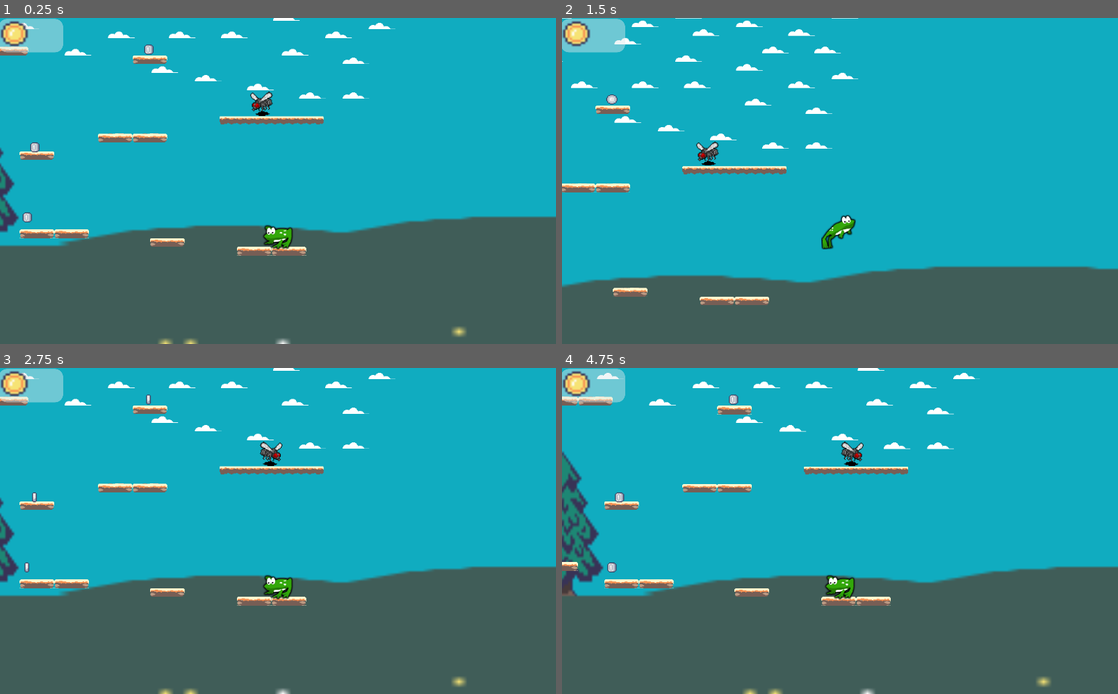
Above: before the commit, frames 1-4 (two rows, left to right).
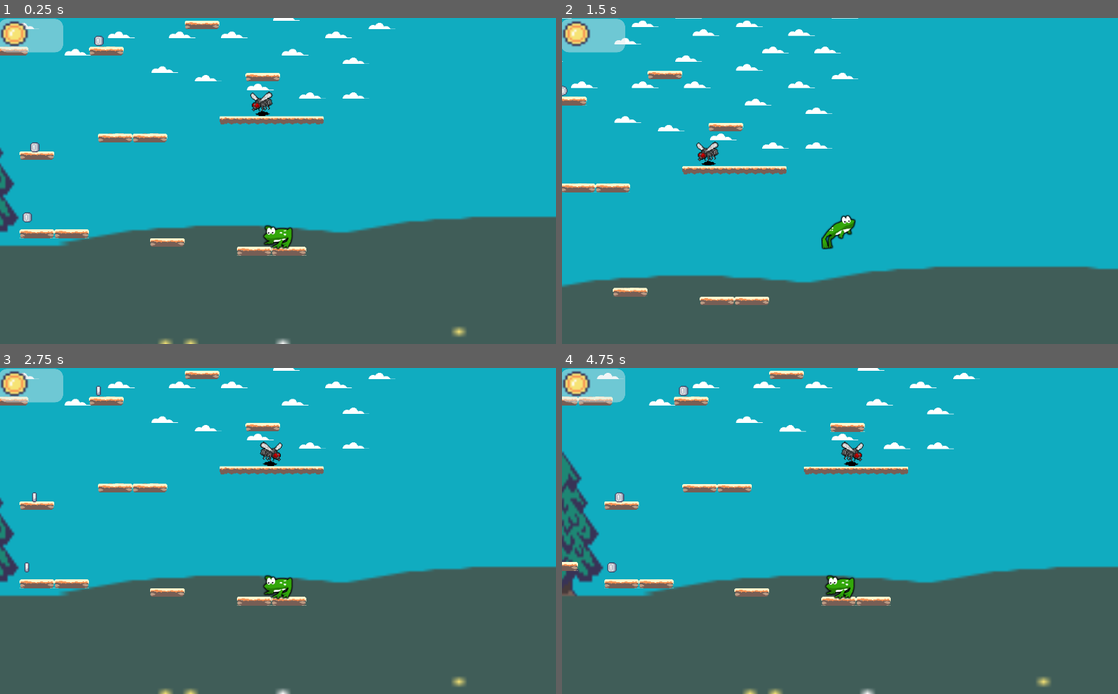
Above: after the commit, the same moments.

Repository: gabymuise/AdventurousFrog
Game: Godot game, scene res://Worlds/Easy/World2.tscn
Same seed, same stepped clock (60 frames per second), same inputs: the game is played once before the commit and once after it. This scene is started directly instead of the project's main scene.
Inputs:
- Up to frame 1 (0.25 s): no input
- Up to frame 2 (1.5 s): hold D (ui_right) from 0.53 s (still down); tap Space (jump) at 0.77 s
- Up to frame 3 (2.75 s): tap Space (jump) at 1.52 s; release D (ui_right) at 2.03 s; hold A (ui_left) from 2.03 s (still down)
- Up to frame 4 (4.75 s): release A (ui_left) at 2.78 s; hold D (ui_right) 2.78-4.28 s; tap Space (jump) at 3.02, 3.77, 4.52 s; hold A (ui_left) from 4.28 s (still down)

The runs differ from the first frame. In frame 1, 0.7% of the frame differs, in the area x 16-51%, y 0-20%; in frame 2, 0.7%; in frame 3, 0.7%; in frame 4, 0.8%, in the area x 20-55%, y 0-20%.

Commit message:
Sound Game

Diff:
--- a/Collectors/Coin2D.gd
+++ b/Collectors/Coin2D.gd
@@ -6,11 +6,11 @@
 var coin_value : int = 1
 
 func _ready():
-	connect("body_entered", self, "_on_Coin2D_body_entered")
+	pass
 
 func _on_Coin2D_body_entered(body):
 	if body.get_name() == "Player":
-		# Añadir una moneda (o la cantidad definida) al CoinManager y actualizar al jugador
+		$"../PickupSound".play()
 		CoinManager.add_coin(coin_value)
 		body.add_Coin()
 		emit_signal("coinCollected")
--- a/Collectors/Coinx2.gd
+++ b/Collectors/Coinx2.gd
@@ -1,11 +1,11 @@
 extends "res://Collectors/Coin2D.gd"
 
 func _ready():
-	# Llama al método ready del padre (Coin2D)
-	._ready()
+	pass
 
 func _on_Coin2D_body_entered(body):
 	if body.get_name() == "Player":
+		$"../PickupSound".play()
 		CoinManager.add_coin(coin_value * 2)  # Sumar 2 monedas
 		body.add_Coin()
 		emit_signal("coinCollected")
--- a/Collectors/coin_gold.tscn
+++ b/Collectors/coin_gold.tscn
@@ -1,7 +1,8 @@
-[gd_scene load_steps=6 format=2]
+[gd_scene load_steps=7 format=2]
 
 [ext_resource path="res://Decorator/Objects/coin_gold.png" type="Texture" id=1]
 [ext_resource path="res://Collectors/Coinx2.gd" type="Script" id=2]
+[ext_resource path="res://Sounds/coin10.wav" type="AudioStream" id=3]
 
 [sub_resource type="CircleShape2D" id=1]
 radius = 12.0
@@ -57,4 +58,7 @@
 anims/Coin = SubResource( 2 )
 anims/RESET = SubResource( 3 )
 
+[node name="PickupSound" type="AudioStreamPlayer" parent="."]
+stream = ExtResource( 3 )
+
 [connection signal="body_entered" from="Coin2D" to="Coin2D" method="_on_Coin2D_body_entered"]
--- a/Collectors/coin_silver.tscn
+++ b/Collectors/coin_silver.tscn
@@ -1,7 +1,8 @@
-[gd_scene load_steps=6 format=2]
+[gd_scene load_steps=7 format=2]
 
 [ext_resource path="res://Decorator/Objects/coin_silver.png" type="Texture" id=1]
 [ext_resource path="res://Collectors/Coin2D.gd" type="Script" id=2]
+[ext_resource path="res://Sounds/coin10.wav" type="AudioStream" id=3]
 
 [sub_resource type="CircleShape2D" id=1]
 radius = 12.0
@@ -57,4 +58,7 @@
 anims/Coin = SubResource( 2 )
 anims/RESET = SubResource( 3 )
 
+[node name="PickupSound" type="AudioStreamPlayer" parent="."]
+stream = ExtResource( 3 )
+
 [connection signal="body_entered" from="Coin2D" to="Coin2D" method="_on_Coin2D_body_entered"]
--- a/Main/Audio.tscn
+++ b/Main/Audio.tscn
@@ -1,6 +1,7 @@
-[gd_scene load_steps=8 format=2]
+[gd_scene load_steps=9 format=2]
 
 [ext_resource path="res://Main/Audio.gd" type="Script" id=1]
+[ext_resource path="res://Sounds/SoundMenu.tscn" type="PackedScene" id=2]
 
 [sub_resource type="DynamicFontData" id=34]
 font_path = "res://font/Asquire.otf"
@@ -113,6 +114,8 @@
 custom_styles/normal = SubResource( 26 )
 text = "BACK"
 
+[node name="SoundMenu" parent="." instance=ExtResource( 2 )]
+
 [connection signal="value_changed" from="HBoxContainer/Slider/Master" to="." method="_on_Master_value_changed"]
 [connection signal="value_changed" from="HBoxContainer/Slider/Music" to="." method="_on_Music_value_changed"]
 [connection signal="value_changed" from="HBoxContainer/Slider/SoundFx" to="." method="_on_SoundFx_value_changed"]
--- a/Main/Menu.gd
+++ b/Main/Menu.gd
@@ -1,9 +1,9 @@
 extends Control
 
 func _on_Play_pressed():
-	# Limpiar las monedas al iniciar una nueva partida
 	CoinManager.reset_level_coins()
-	# Cambiar a la escena principal del juego
+	# Llama a la música del nivel
+	AudioManager.play_level_music()
 	get_tree().change_scene("res://Worlds/Easy/World1.tscn")
 
 func _on_Exit_pressed():
--- a/Main/Setting.tscn
+++ b/Main/Setting.tscn
@@ -1,6 +1,7 @@
-[gd_scene load_steps=10 format=2]
+[gd_scene load_steps=11 format=2]
 
 [ext_resource path="res://Main/Setting.gd" type="Script" id=1]
+[ext_resource path="res://Sounds/SoundMenu.tscn" type="PackedScene" id=2]
 
 [sub_resource type="DynamicFontData" id=31]
 font_path = "res://font/Asquire.otf"
@@ -91,6 +92,8 @@
 custom_styles/normal = SubResource( 26 )
 text = "BACK"
 
+[node name="SoundMenu" parent="." instance=ExtResource( 2 )]
+
 [connection signal="pressed" from="VBoxContainer/Video" to="." method="_on_Video_pressed"]
 [connection signal="pressed" from="VBoxContainer/Audio" to="." method="_on_Audio_pressed"]
 [connection signal="pressed" from="Back" to="." method="_on_Back_pressed"]
--- a/Main/Video.tscn
+++ b/Main/Video.tscn
@@ -1,6 +1,7 @@
-[gd_scene load_steps=8 format=2]
+[gd_scene load_steps=9 format=2]
 
 [ext_resource path="res://Main/Video.gd" type="Script" id=1]
+[ext_resource path="res://Sounds/SoundMenu.tscn" type="PackedScene" id=2]
 
 [sub_resource type="DynamicFontData" id=33]
 font_path = "res://font/Asquire.otf"
@@ -112,6 +113,8 @@
 custom_styles/normal = SubResource( 26 )
 text = "BACK"
 
+[node name="SoundMenu" parent="." instance=ExtResource( 2 )]
+
 [connection signal="toggled" from="HBoxContainer/Checks/FullScreen" to="." method="_on_FullScreen_toggled"]
 [connection signal="toggled" from="HBoxContainer/Checks/Borderless" to="." method="_on_Borderless_toggled"]
 [connection signal="toggled" from="HBoxContainer/Checks/VSync" to="." method="_on_VSync_toggled"]
--- /dev/null
+++ b/Singleton/AudioManager.gd
@@ -0,0 +1,27 @@
+extends Node
+
+var background_music : AudioStreamPlayer = null  # Reproductor de música único
+
+func _ready():
+	background_music = AudioStreamPlayer.new()
+	add_child(background_music)
+	play_menu_music()  # Reproducir la música del menú al inicio
+
+# Reproducir música del menú
+func play_menu_music():
+	stop_current_music()  # Detener cualquier música en reproducción
+	var menu_music = preload("res://Sounds/Intense.mp3")  # Asegúrate de que sea un AudioStream
+	background_music.stream = menu_music
+	background_music.play()
+
+# Reproducir música del nivel
+func play_level_music():
+	stop_current_music()
+	var level_music = preload("res://Sounds/Peaceful Place.mp3")
+	background_music.stream = level_music
+	background_music.play()
+
+# Detener la música actual
+func stop_current_music():
+	if background_music.playing:
+		background_music.stop()  # Detener la música actual
--- /dev/null
+++ b/Singleton/SettingsManager.gd
@@ -0,0 +1,50 @@
+extends Node
+
+var fullscreen: bool = false
+var borderless: bool = false
+var vsync_enabled: bool = true
+var master_volume: float = 0
+var music_volume: float = 0
+var sound_fx_volume: float = 0
+
+# Cargar configuraciones guardadas (si existen)
+func _ready():
+	load_settings()
+
+# Guardar configuraciones en un archivo
+func save_settings():
+	var config = ConfigFile.new()
+	config.set_value("Display", "fullscreen", fullscreen)
+	config.set_value("Display", "borderless", borderless)
+	config.set_value("Display", "vsync_enabled", vsync_enabled)
+	config.set_value("Audio", "master_volume", master_volume)
+	config.set_value("Audio", "music_volume", music_volume)
+	config.set_value("Audio", "sound_fx_volume", sound_fx_volume)
+	config.save("user://settings.cfg")
+	print("Configuración guardada.")
+
+# Cargar configuraciones desde el archivo
+func load_settings():
+	var config = ConfigFile.new()
+	var err = config.load("user://settings.cfg")
+	if err == OK:
+		fullscreen = config.get_value("Display", "fullscreen", false)
+		borderless = config.get_value("Display", "borderless", false)
+		vsync_enabled = config.get_value("Display", "vsync_enabled", true)
+		master_volume = config.get_value("Audio", "master_volume", 0)
+		music_volume = config.get_value("Audio", "music_volume", 0)
+		sound_fx_volume = config.get_value("Audio", "sound_fx_volume", 0)
+		apply_settings()
+		print("Configuración cargada.")
+	else:
+		print("No se encontró el archivo de configuración. Usando valores predeterminados.")
+
+# Aplicar las configuraciones cargadas o predeterminadas
+func apply_settings():
+	OS.window_fullscreen = fullscreen
+	OS.window_borderless = borderless
+	OS.vsync_enabled = vsync_enabled
+	AudioServer.set_bus_volume_db(0, master_volume)
+	AudioServer.set_bus_volume_db(1, music_volume)
+	AudioServer.set_bus_volume_db(2, sound_fx_volume)
+	print("Configuraciones aplicadas.")
--- /dev/null
+++ b/Sounds/SoundEasy.tscn
@@ -0,0 +1,9 @@
+[gd_scene load_steps=2 format=2]
+
+[ext_resource path="res://Sounds/Peaceful Place.mp3" type="AudioStream" id=1]
+
+[node name="SoundLevel" type="Node2D"]
+
+[node name="AudioStreamPlayer" type="AudioStreamPlayer" parent="."]
+stream = ExtResource( 1 )
+autoplay = true
--- /dev/null
+++ b/Sounds/SoundMenu.tscn
@@ -0,0 +1,9 @@
+[gd_scene load_steps=2 format=2]
+
+[ext_resource path="res://Sounds/Intense.mp3" type="AudioStream" id=1]
+
+[node name="SoundMenu" type="Node2D"]
+
+[node name="AudioStreamPlayer" type="AudioStreamPlayer" parent="."]
+stream = ExtResource( 1 )
+autoplay = true
--- a/Worlds/Easy/World2.tscn
+++ b/Worlds/Easy/World2.tscn
@@ -238,7 +238,7 @@
 cell_size = Vector2( 16, 16 )
 collision_layer = 4
 format = 1
-tile_data = PoolIntArray( -1179660, 32, 0, -1179651, 31, 0,  …(405 unchanged characters)… 0, -720882, 34, 0, -589840, 34, 0, -655335, 34, 0, -524293, 34, 0, -589822, 34, 0, -589816, 34, 0, -589804, 34, 0, -458778, 34, 0, -393242, 33, 0, -393238, 33, 0, -393234, 33, 0, -393226, 34, 0, -458737, 34, 0, -327682, 33, 0, -393194, 34, 0, -327680, 34, 0, -262139, 34, 0, -196598, 8, 0, -196597, 34, 0, -196 …(641 unchanged characters)…
+tile_data = PoolIntArray( -1179660, 32, 0, -1179651, 31, 0,  …(405 unchanged characters)… 0, -720882, 34, 0, -589840, 34, 0, -655356, 33, 0, -655335, 34, 0, -524293, 34, 0, -589822, 34, 0, -589816, 34, 0, -589804, 34, 0, -458778, 34, 0, -393242, 33, 0, -393238, 33, 0, -393234, 33, 0, -393226, 34, 0, -393223, 33, 0, -458737, 34, 0, -393194, 34, 0, -327680, 34, 0, -262139, 34, 0, -262133, 33, 0, -196598, 8, 0, -196597, 34, 0, -196 …(641 unchanged characters)…
 
 [node name="Portal" parent="." instance=ExtResource( 13 )]
 position = Vector2( -427, -107 )
@@ -252,7 +252,7 @@
 position = Vector2( -363, 179 )
 
 [node name="Coin3" parent="." instance=ExtResource( 8 )]
-position = Vector2( 0, -107 )
+position = Vector2( -92, -123 )
 
 [node name="Coin4" parent="." instance=ExtResource( 8 )]
 position = Vector2( -210, 73 )
--- a/project.godot
+++ b/project.godot
@@ -17,6 +17,7 @@
 
 PilaScene="*res://Singleton/PilaScene.gd"
 CoinManager="*res://Singleton/CoinManager.gd"
+AudioManager="*res://Singleton/AudioManager.gd"
 
 [display]
 
Not shown, added: Sounds/Intense.mp3.import
Not shown, added: Sounds/Peaceful Place.mp3.import
Not shown, added: Sounds/coin10.wav.import
Not shown, added: Sounds/Intense.mp3
Not shown, added: Sounds/Peaceful Place.mp3
Not shown, added: Sounds/coin10.wav
